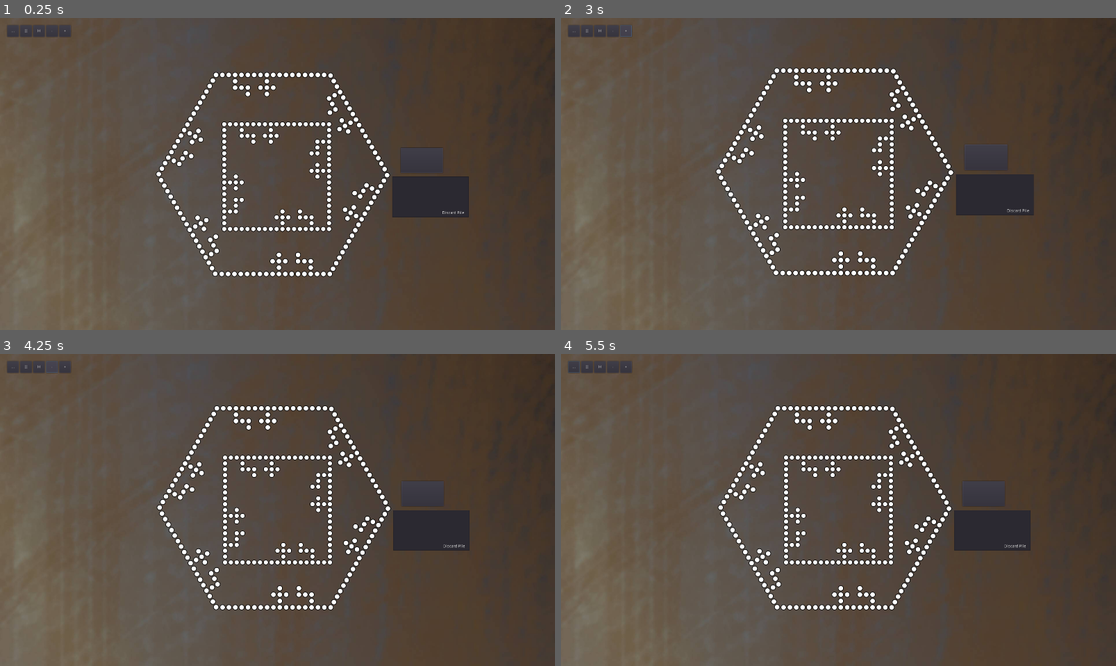
Above: before the commit, frames 1-4 (two rows, left to right).
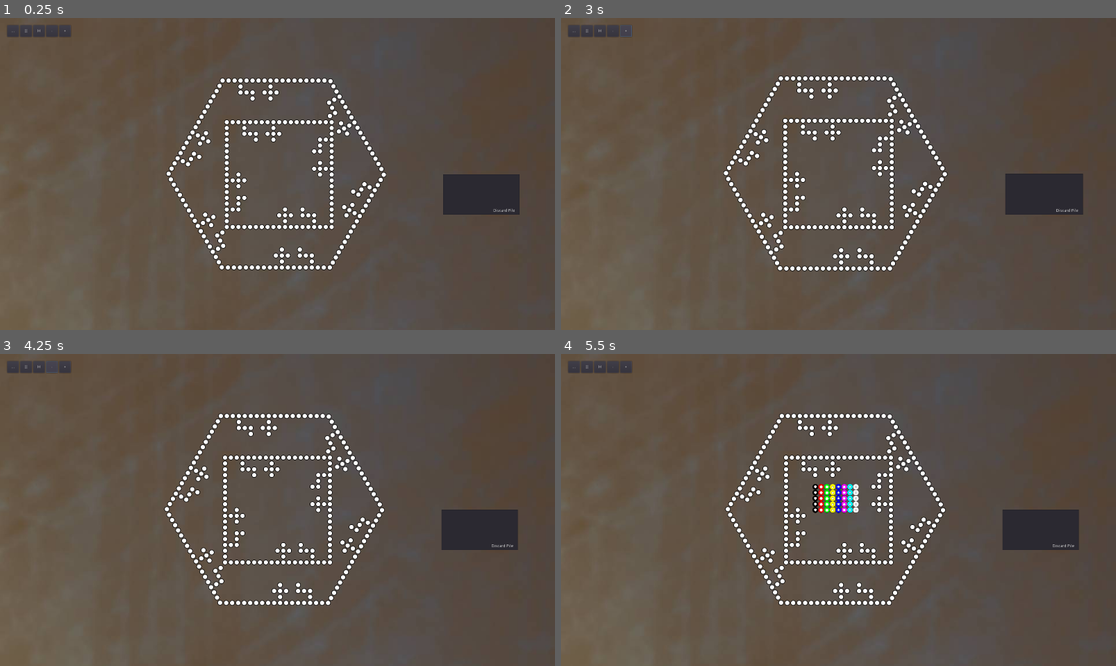
Above: after the commit, the same moments.

Repository: marshallcouch/joker
Game: Godot game, scene res://scenes/Table.tscn
Same seed, same stepped clock (60 frames per second), same inputs: the game is played once before the commit and once after it.
Inputs (mouse positions are in pixels of both pictures, inside the frame that each line leads up to):
- Up to frame 1 (0.25 s): no input
- Up to frame 2 (3 s): click (982, 161) at 0.52 s; click (588, 30) at 1.25 s, where only the run before the commit has a clickable "]["; click (599, 30) at 2 s, where only the run before the commit has a clickable "H"; click (627, 30) at 2.75 s, where only the run before the commit has a clickable "+"
- Up to frame 3 (4.25 s): click (49, 366) at 3.5 s, where only the run before the commit has a clickable "-"
- Up to frame 4 (5.5 s): click (572, 366) at 4.25 s, where only the run before the commit has a clickable "..."; click (838, 491) at 5 s, where only the run after the commit has a clickable "Start Game"

The runs differ from the first frame. In frame 1, 15% of the frame differs, in the area x 0-100%, y 0-100%; in frame 2, 13%; in frame 3, 12%; in frame 4, 13%.
Error before the commit: Attempt to call function 'set_position' in base 'null instance' on a null instance. (res://src/table.gd:313)
Error after the commit: Attempt to call function 'set_position' in base 'null instance' on a null instance. (res://src/table.gd:312)

Commit message:
one player is working again!

Diff:
--- a/scenes/CameraArea.gd
+++ b/scenes/CameraArea.gd
@@ -13,6 +13,8 @@
 func on_click() -> void:
 	pass
 
+func not_draggable() -> void:
+	pass
 # Called every frame. 'delta' is the elapsed time since the previous frame.
 #func _process(delta: float) -> void:
 #	pass
--- a/scenes/Table.tscn
+++ b/scenes/Table.tscn
@@ -1,12 +1,13 @@
-[gd_scene load_steps=9 format=2]
+[gd_scene load_steps=10 format=2]
 
 [ext_resource path="res://src/table.gd" type="Script" id=1]
 [ext_resource path="res://scenes/Camera.tscn" type="PackedScene" id=2]
 [ext_resource path="res://assets/sprites/boards/joker_4.png" type="Texture" id=3]
 [ext_resource path="res://assets/sprites/JokerBoard.jpg" type="Texture" id=4]
 [ext_resource path="res://assets/sprites/background.jpg" type="Texture" id=5]
-[ext_resource path="res://assets/sprites/JokerBoard6.svg" type="Texture" id=6]
+[ext_resource path="res://assets/sprites/boards/joker_6.png" type="Texture" id=6]
 [ext_resource path="res://src/discardPile.gd" type="Script" id=7]
+[ext_resource path="res://assets/sprites/boards/joker_8.png" type="Texture" id=8]
 
 [sub_resource type="RectangleShape2D" id=1]
 extents = Vector2( 131, 69 )
@@ -18,6 +19,7 @@
 layer = -10
 
 [node name="Sprite" type="Sprite" parent="TableBackground"]
+scale = Vector2( 2, 2 )
 texture = ExtResource( 5 )
 
 [node name="Cards" type="Node" parent="."]
@@ -28,12 +30,14 @@
 script = ExtResource( 7 )
 
 [node name="CollisionShape2D" type="CollisionShape2D" parent="Cards/DiscardArea"]
-position = Vector2( 133, 70 )
+position = Vector2( 301, 68 )
 shape = SubResource( 1 )
 
 [node name="DiscardPile" type="ItemList" parent="Cards/DiscardArea"]
-margin_right = 265.0
-margin_bottom = 140.0
+margin_left = 167.0
+margin_top = -1.0
+margin_right = 432.0
+margin_bottom = 139.0
 
 [node name="DiscardLabel" type="Label" parent="Cards/DiscardArea/DiscardPile"]
 margin_left = 173.0
@@ -44,19 +48,30 @@
 
 [node name="Boards" type="Node" parent="."]
 
-[node name="BoardSprite4" type="Sprite" parent="Boards"]
+[node name="JokerBoard4" type="Sprite" parent="Boards"]
+z_index = -1000
 texture = ExtResource( 3 )
 
 [node name="JokerBoard6" type="Sprite" parent="Boards"]
-position = Vector2( 408, -183 )
+position = Vector2( -10.5, -1.875 )
+scale = Vector2( 1.0283, 1.02581 )
+z_index = -1000
 texture = ExtResource( 6 )
 
-[node name="Pieces" type="Node" parent="."]
+[node name="JokerBoard8" type="Sprite" parent="Boards"]
+visible = false
+position = Vector2( -15.5, -13.75 )
+scale = Vector2( 1.03452, 1.00167 )
+z_index = -1000
+texture = ExtResource( 8 )
+
+[node name="Pieces" type="Node2D" parent="."]
 
 [node name="Controls" type="Node" parent="."]
 
 [node name="Camera" parent="Controls" instance=ExtResource( 2 )]
-position = Vector2( 3, -9 )
+visible = false
+position = Vector2( -6, -2 )
 
 [node name="HandCanvas" type="CanvasLayer" parent="Controls/Camera"]
 layer = 0
@@ -65,19 +80,16 @@
 [node name="HandPanel" type="Panel" parent="Controls/Camera/HandCanvas"]
 
 [node name="HandContainer" type="VBoxContainer" parent="Controls/Camera/HandCanvas"]
-margin_left = 3.0
-margin_top = -9.0
-margin_right = 89.0
-margin_bottom = 23.0
+margin_right = 118.0
 
 [node name="CardsInHand" type="ItemList" parent="Controls/Camera/HandCanvas/HandContainer"]
-margin_right = 86.0
+margin_right = 201.0
 items = [ "card 1", null, false, "card 2", null, false ]
 
 [node name="HandActionsContainer" type="HBoxContainer" parent="Controls/Camera/HandCanvas/HandContainer"]
-margin_top = 12.0
-margin_right = 86.0
-margin_bottom = 52.0
+margin_top = 4.0
+margin_right = 201.0
+margin_bottom = 44.0
 alignment = 1
 
 [node name="PlayButton" type="Button" parent="Controls/Camera/HandCanvas/HandContainer/HandActionsContainer"]
@@ -86,12 +98,24 @@
 rect_min_size = Vector2( 0, 40 )
 text = "Play"
 
+[node name="DiscardButton" type="Button" parent="Controls/Camera/HandCanvas/HandContainer/HandActionsContainer"]
+margin_left = 42.0
+margin_right = 102.0
+margin_bottom = 40.0
+text = "Discard"
+
 [node name="DrawButton" type="Button" parent="Controls/Camera/HandCanvas/HandContainer/HandActionsContainer"]
-margin_left = 50.0
-margin_right = 94.0
+margin_left = 106.0
+margin_right = 150.0
 margin_bottom = 40.0
 rect_min_size = Vector2( 0, 40 )
 text = "Draw"
+
+[node name="CloseButton" type="Button" parent="Controls/Camera/HandCanvas/HandContainer/HandActionsContainer"]
+margin_left = 154.0
+margin_right = 201.0
+margin_bottom = 40.0
+text = "Close"
 
 [node name="StartMenu" type="CanvasLayer" parent="Controls"]
 layer = 2
@@ -99,14 +123,12 @@
 
 [node name="StartMenuPanel" type="Panel" parent="Controls/StartMenu"]
 modulate = Color( 1, 1, 1, 0.752941 )
-margin_right = 40.0
-margin_bottom = 40.0
+anchor_left = 0.5
+anchor_top = 0.5
+anchor_right = 0.5
+anchor_bottom = 0.5
 
 [node name="StartMenuVbox" type="VBoxContainer" parent="Controls/StartMenu/StartMenuPanel"]
-margin_left = -468.0
-margin_top = 27.0
-margin_right = -353.0
-margin_bottom = 139.0
 grow_horizontal = 2
 grow_vertical = 2
 alignment = 1
@@ -171,33 +193,29 @@
 text = "Disconnect"
 
 [node name="ReturnToGameButton" type="Button" parent="Controls/StartMenu/StartMenuPanel/StartMenuVbox"]
-margin_top = 212.0
-margin_right = 115.0
-margin_bottom = 252.0
+margin_top = 88.0
+margin_right = 115.0
+margin_bottom = 128.0
 rect_min_size = Vector2( 0, 40 )
 text = "Return To Game"
 
 [node name="QuitButton" type="Button" parent="Controls/StartMenu/StartMenuPanel/StartMenuVbox"]
-margin_top = 256.0
-margin_right = 115.0
-margin_bottom = 296.0
+margin_top = 132.0
+margin_right = 115.0
+margin_bottom = 172.0
 rect_min_size = Vector2( 0, 40 )
 text = "Quit"
 
 [node name="VBoxContainer" type="VBoxContainer" parent="Controls/StartMenu"]
-margin_right = 40.0
-margin_bottom = 40.0
+margin_left = 55.0
+margin_top = 57.0
+margin_right = 95.0
+margin_bottom = 97.0
 
 [node name="ServerName" type="TextEdit" parent="Controls/StartMenu/VBoxContainer"]
 margin_right = 40.0
 
 [node name="_debug" type="Node" parent="."]
-
-[node name="DebugButton" type="Button" parent="_debug"]
-margin_left = 429.0
-margin_top = -100.0
-margin_right = 575.0
-margin_bottom = -13.0
 
 [node name="Sprite" type="Sprite" parent="_debug"]
 visible = false
@@ -212,4 +230,3 @@
 [connection signal="pressed" from="Controls/StartMenu/StartMenuPanel/StartMenuVbox/DisconnectGameButton" to="." method="_on_start_menu_button_pressed" binds= [ "disconnect" ]]
 [connection signal="pressed" from="Controls/StartMenu/StartMenuPanel/StartMenuVbox/ReturnToGameButton" to="." method="_on_start_menu_button_pressed" binds= [ "return_to_game" ]]
 [connection signal="pressed" from="Controls/StartMenu/StartMenuPanel/StartMenuVbox/QuitButton" to="." method="_on_start_menu_button_pressed" binds= [ "quit" ]]
-[connection signal="pressed" from="_debug/DebugButton" to="." method="_on_DebugButton_pressed"]
--- a/scenes/camera.gd
+++ b/scenes/camera.gd
@@ -11,7 +11,6 @@
 const PAN_SPEED = 10
 signal show_hand
 signal menu
-var not_draggable:bool = true
 var camera_action: String = ""
 
 func _ready() -> void:
--- a/src/clicker.gd
+++ b/src/clicker.gd
@@ -22,7 +22,7 @@
 		for shape in shapes:
 			if shape["collider"].has_method("on_click"):
 				shape["collider"].on_click()
-				if shape["collider"].has_variable("not_draggable"):
+				if shape["collider"].has_method("not_draggable"):
 					break
 				dragging_shape = shape["collider"]
 				if !click_all and ignore_unclickable:
--- a/src/networking.gd
+++ b/src/networking.gd
@@ -95,7 +95,7 @@
 		if client_packet_buffer.size() > 0:
 			http_client.request(HTTPClient.METHOD_POST,"/",HEADERS,client_packet_buffer.pop_front())
 		else:
-			http_client.request(HTTPClient.METHOD_POST,"/",HEADERS,JSON.stringify({"action":"poll", "player_name":player_name}))
+			http_client.request(HTTPClient.METHOD_POST,"/",HEADERS,Utils.json_to_string({"action":"poll", "player_name":player_name}))
 	if http_client.has_response():
 		# If there is a response...
 		var headers = http_client.get_response_headers() # Get response headers.
@@ -151,7 +151,7 @@
 				if client.packet_buffer.size() > 0:
 					client.stream_peer.put_data(write_server_http_message(client.packet_buffer.pop_front()))
 				else:
-					client.stream_peer.put_data(write_server_http_message(JSON.stringify({"status":"connected"})))
+					client.stream_peer.put_data(write_server_http_message(Utils.json_to_string({"status":"connected"})))
 
 
 func write_server_http_message(body:String) -> PoolByteArray:
--- a/src/piece.gd
+++ b/src/piece.gd
@@ -1,9 +1,9 @@
 extends Node2D
 class_name Piece
 const ICONS_IN_FOLDER = 20
-var base_sprite:Node
-var icon_sprite:Node
-var piece_base:Node
+var base_sprite
+var icon_sprite
+var piece_base
 var piece_id:String
 var icon:String
 var icon_index:int = 0
@@ -80,4 +80,4 @@
 
 func _to_string() -> String:
 	var json_form = self.to_dictionary()
-	return JSON.stringify(json_form)
+	return JSON.print(json_form)
--- a/src/table.gd
+++ b/src/table.gd
@@ -2,24 +2,24 @@
 
 var decks: Array = []
 var players: Array = []
-var start_menu:Node
-var start_panel:Node
-var start_menu_vbox:Node
-var discard_pile:Node
-var cards_in_hand_list:Node
-var hand_container:Node
-var hand_panel:Node
-var hand_canvas:Node
-var pieces:Node
-var camera:Node
-var server_label:Node
-var server_text_box:Node
-var player_name_label:Node
-var player_name_text_box:Node
-var connect_button:Node
-var join_button:Node
-var start_game_button:Node
-var disconnect_game_button:Node
+var start_menu
+var start_panel
+var start_menu_vbox
+var discard_pile
+var cards_in_hand_list
+var hand_container
+var hand_panel
+var hand_canvas
+var pieces
+var camera
+var server_label
+var server_text_box
+var player_name_label
+var player_name_text_box
+var connect_button
+var join_button
+var start_game_button
+var disconnect_game_button
 var networking:Networking = Networking.new()
 
 func _set_onready_variables() ->void:
@@ -65,13 +65,11 @@
 
 
 func _show_start_menu():
-	if get_viewport().size.x *.8 != start_menu_vbox.size.x:
-		start_panel.size = get_viewport().size
-		start_menu_vbox.size \
-			= Vector2(get_viewport().size.x *.8 \
-			,get_viewport().size.y  )
-		start_menu_vbox.position \
-			= Vector2(get_viewport().size.x *.1,0)
+#	start_menu_vbox.size \
+#		= Vector2(get_viewport().size.x *.8 \
+#		,get_viewport().size.y  )
+#	start_menu_vbox.position \
+#		= Vector2(get_viewport().size.x *.1,0)
 	if start_menu.visible:
 		start_menu.hide()
 	else:
@@ -86,10 +84,11 @@
 		8:
 			$Boards/JokerBoard8.show()
 	discard_pile.show()
-
+	var piece_preload = preload("res://scenes/pieces/Piece.tscn")
 	for i in 8:
 		for j in 5:
-			var piece = load("res://scenes/pieces/Piece.tscn").instantiate()
+
+			var piece = piece_preload.instance()
 			pieces.add_child(piece)
 			piece.set_base_color(i).set_icon_color(7).scale_piece(Vector2(1,1)).set_icon(i+1)
 			piece.position = Vector2(-100+(1+i)*20,-100+(1+j)*20)
@@ -187,7 +186,7 @@
 		boards.append("JokerBoard8")
 
 	response.merge({"boards":boards})
-	networking.send_packet(JSON.stringify(response),peer_id)
+	networking.send_packet(Utils.json_to_string(response),peer_id)
 	#todo: send gamestate
 
 
@@ -204,7 +203,7 @@
 		"draw":
 			if networking.is_client:
 				var d:Dictionary = {"action":"draw","deck":""}
-				networking.send_packet(JSON.stringify(d))
+				networking.send_packet(Utils.json_to_string(d))
 		"discard":
 			if networking.is_client:
 				var selected_card_idx:int = -1
@@ -214,7 +213,7 @@
 				if selected_card_idx > -1:
 					cards_in_hand_list.remove_item(selected_card_idx)
 				var d:Dictionary = {"action":"discard","card":selected_card}
-				networking.send_packet(JSON.stringify(d))
+				networking.send_packet(Utils.json_to_string(d))
 		"close":
 			hand_canvas.hide()
 
@@ -250,7 +249,7 @@
 			if player.id == peer_id:
 				player.hand.append(card)
 		var response:Dictionary = {"action":"draw", "card":card}
-		networking.send_packet(JSON.stringify(response),peer_id)
+		networking.send_packet(Utils.json_to_string(response),peer_id)
 	elif networking.is_client:
 		cards_in_hand_list.add_item(message_dict["card"]["name"])
 
@@ -268,7 +267,7 @@
 				if idx > -1:
 					discard_pile.discard(player.hand.pop_at(idx))
 	var response:Dictionary = {"status":"success", "requested_action":"discard"}
-	networking.send_packet(JSON.stringify(response),peer_id)
+	networking.send_packet(Utils.json_to_string(response),peer_id)
 
 func play_card(card_to_play:Dictionary) -> void:
 	pass
@@ -277,13 +276,13 @@
 	#if it's local, send it to the server, if it's not local then we got it from the network and need to update
 	# if we are the server we need to pass it along to the other clients.
 	if local and networking.is_client:
-		networking.send_packet(JSON.stringify({"action":"update_piece_location","pid":piece_id,"pos":[new_position.x,new_position.y]}))
+		networking.send_packet(Utils.json_to_string({"action":"update_piece_location","pid":piece_id,"pos":[new_position.x,new_position.y]}))
 	else:
 		for piece in pieces.get_children():
 			if piece.piece_id == piece_id:
 				piece.update_position(new_position)
 	if networking.is_server:
-		networking.send_packet(JSON.stringify({"action":"update_piece_location","pid":piece_id,"pos":[new_position.x,new_position.y]}),"",true)
+		networking.send_packet(Utils.json_to_string({"action":"update_piece_location","pid":piece_id,"pos":[new_position.x,new_position.y]}),"",true)
 
 func _set_game_state(message_dict:Dictionary) -> void:
 	#reset state to blank
--- a/src/utils.gd
+++ b/src/utils.gd
@@ -34,3 +34,11 @@
 
 	return {"type":"standard","name":"standard","cards":new_deck_cards, \
 	"jokers":with_jokers, "unlimited":unlimited}
+
+
+static func json_to_string(json:Dictionary) -> String:
+	return JSON.print(json)
+
+static func string_to_json(json:String) -> Dictionary:
+	var p = JSON.parse(json)
+	return p.result
